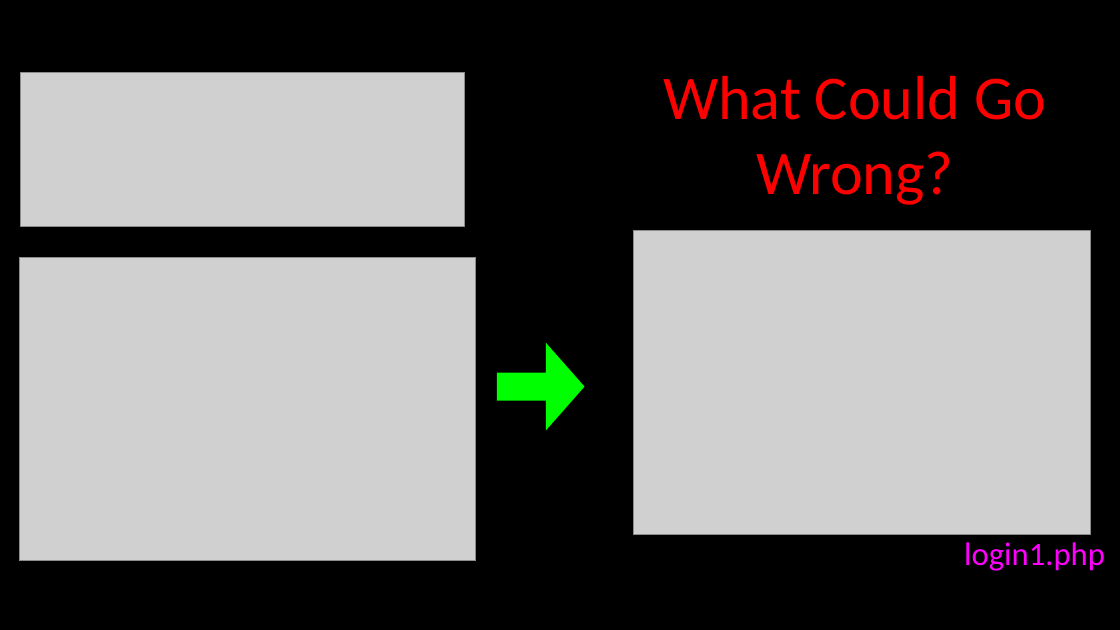
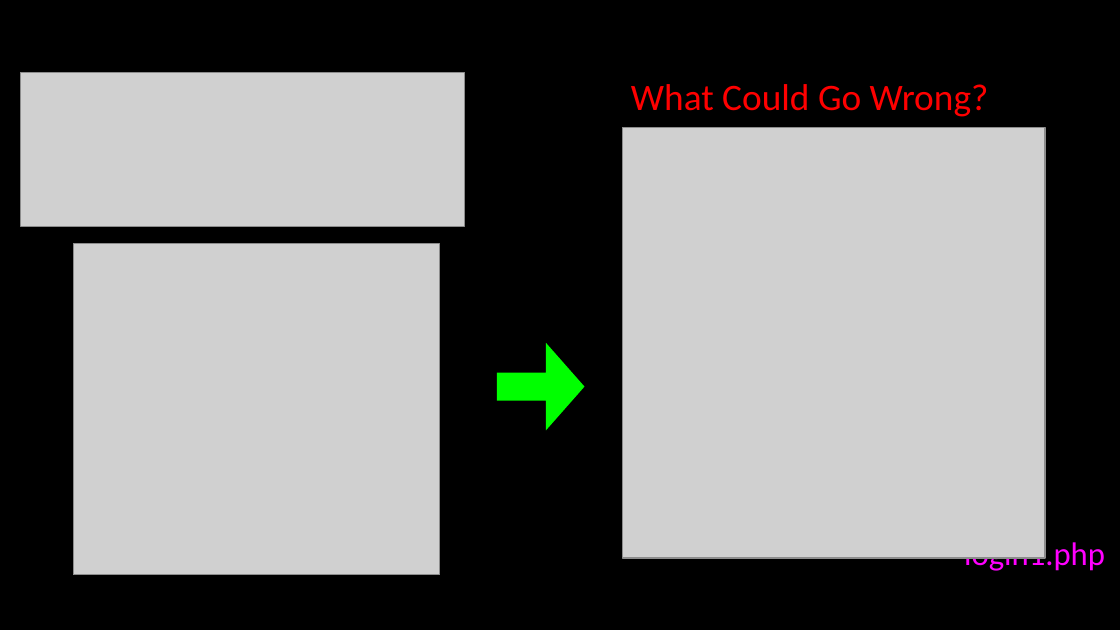
Before and after one commit to csev/wa4e, a slide deck: slide 34 of lectures/PHP-06-MySQL-PDO.ppt. Drawn at 1120x630 pixels with LibreOffice and Linux fonts; fonts in the diff are those of the drawing; grey boxes stand for pictures. Boxes give left, top, right and bottom in pixels: in the first picture for what was removed or moved away, otherwise in the second. Text is boxed around its words. In the diff, an @@ line names an element or a change of style, - is before the commit and + after.

```diff
--- a/lectures/PHP-06-MySQL-PDO.ppt
+++ b/lectures/PHP-06-MySQL-PDO.ppt
@@ title "What Could Go Wrong?": place and size @@
-title "What Could Go Wrong?" at box(663, 75, 1046, 205)
+title "What Could Go Wrong?" at box(631, 84, 989, 117)
@@ title "What Could Go Wrong?" at box(631, 84, 989, 117): size 40 to 24 pt @@
@@ picture: place and size @@
-picture at box(19, 258, 476, 561)
+picture at box(623, 128, 1045, 558)
@@ picture: place and size @@
-picture at box(634, 231, 1091, 534)
+picture at box(73, 244, 439, 576)
```
Also in this commit, not shown: 17 other slides changed, 1 slide added, 2 slides removed, 2 other files.
